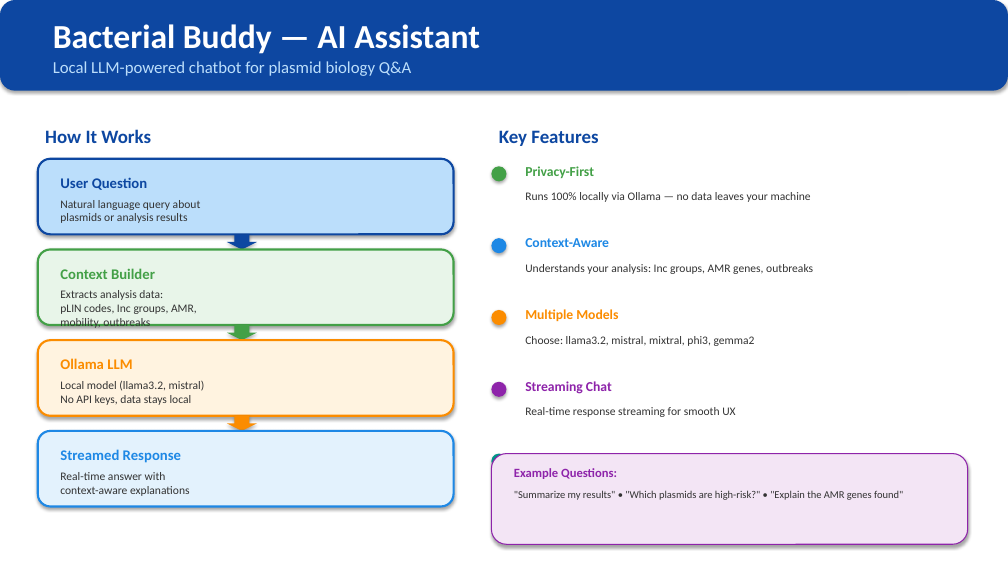
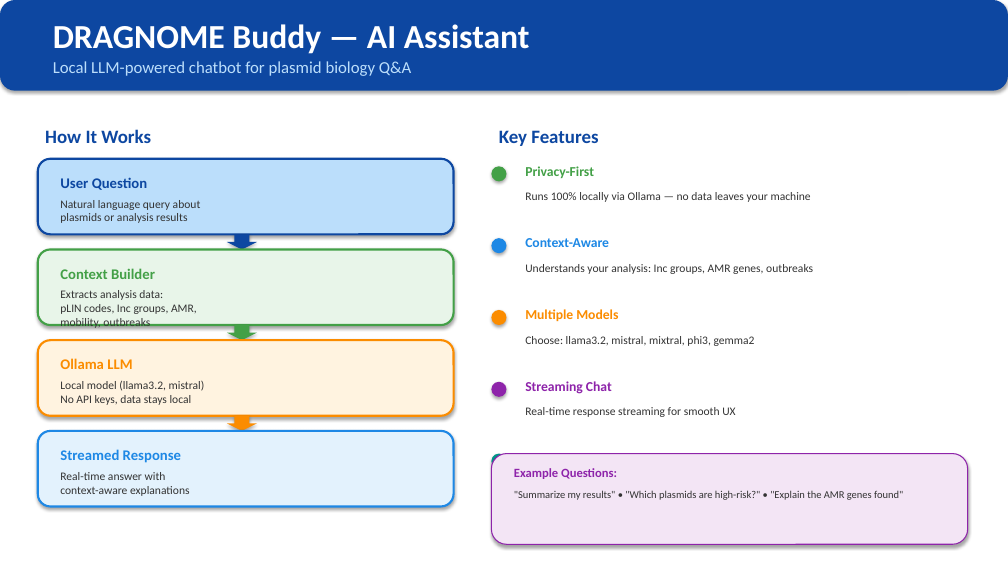
Before and after one commit to xavierbasilbritto-hub/pLIN-plasmid-classification, a slide deck: slide 16 of output/pLIN_Tool_Architecture.pptx (slide 14 before the commit). Drawn at 1008x567 pixels with LibreOffice and Linux fonts; fonts in the diff are those of the drawing. Boxes give left, top, right and bottom in pixels: in the first picture for what was removed or moved away, otherwise in the second. Text is boxed around its words. In the diff, an @@ line names an element or a change of style, - is before the commit and + after.

```diff
--- a/output/pLIN_Tool_Architecture.pptx
+++ b/output/pLIN_Tool_Architecture.pptx
@@ text at bbox=[53, 24, 530, 54]: text changed @@
-Bacterial Buddy — AI Assistant
+DRAGNOME Buddy — AI Assistant
```
Also in this commit, not shown: 12 other slides changed, 5 slides added, 29 other files.
